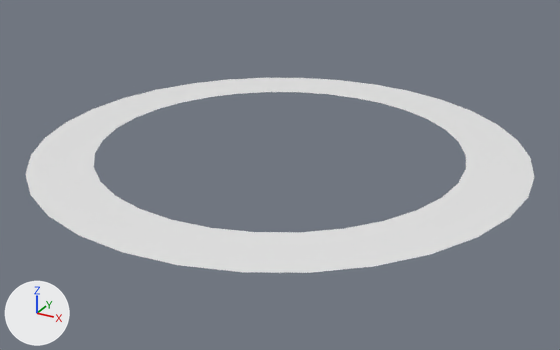
Two versions of the FBX model Assets/Graphics/Meshes/Particle meshes/attack1_particle_mesh.fbx, one commit apart.
Before and after are seen from a 50 mm camera at (1.43, -2.599, 1.176) aimed at (0.022, -0.04, -0.104). Every picture has the same lights, and +X, +Y and +Z are marked at lower left.

Names of what the first picture shows: 'slash_1'.
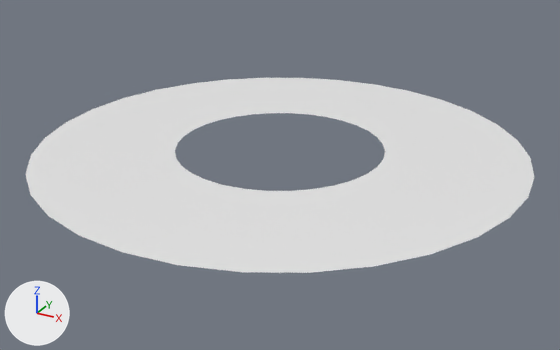
Edits to the bpy script that builds the scene:
```text
Change me_circle:
    where me_circle.from_pydata(...)  # 64 vertices, 32 faces; spans x -1.0..1.0, y -1.0..1.0, z 0.0
    me_circle part 1
    me_circle.vertices[32].co: (0.0, 0.75, 0.0) -> (0.0, 0.43, 0.0)  # pixel (353, 97) -> pixel (325, 116)
    me_circle.vertices[33].co: (-0.15, 0.73, 0.0) -> (-0.08, 0.42, 0.0)  # pixel (325, 94) -> pixel (308, 114)
    me_circle.vertices[34].co: (-0.29, 0.69, 0.0) -> (-0.16, 0.4, 0.0)  # pixel (296, 92) -> pixel (290, 113)
    me_circle.vertices[35].co: (-0.42, 0.62, 0.0) -> (-0.24, 0.36, 0.0)  # pixel (267, 92) -> pixel (272, 113)
    me_circle.vertices[36].co: (-0.53, 0.53, 0.0) -> (-0.3, 0.3, 0.0)  # pixel (237, 93) -> pixel (254, 114)
    me_circle.vertices[37].co: (-0.62, 0.42, 0.0) -> (-0.36, 0.24, 0.0)  # pixel (209, 97) -> pixel (236, 116)
    me_circle.vertices[38].co: (-0.69, 0.29, 0.0) -> (-0.4, 0.16, 0.0)  # pixel (182, 102) -> pixel (220, 119)
    me_circle.vertices[39].co: (-0.73, 0.15, 0.0) -> (-0.42, 0.08, 0.0)  # pixel (157, 109) -> pixel (206, 124)
    me_circle.vertices[40].co: (-0.75, 0.0, 0.0) -> (-0.43, 0.0, 0.0)  # pixel (135, 117) -> pixel (193, 129)
    me_circle.vertices[41].co: (-0.73, -0.15, 0.0) -> (-0.42, -0.08, 0.0)  # pixel (116, 128) -> pixel (184, 136)
    me_circle.vertices[42].co: (-0.69, -0.29, 0.0) -> (-0.4, -0.16, 0.0)  # pixel (103, 140) -> pixel (177, 143)
    me_circle.vertices[43].co: (-0.62, -0.42, 0.0) -> (-0.36, -0.24, 0.0)  # pixel (95, 153) -> pixel (174, 150)
    me_circle.vertices[44].co: (-0.53, -0.53, 0.0) -> (-0.3, -0.3, 0.0)  # pixel (93, 167) -> pixel (176, 158)
    me_circle.vertices[45].co: (-0.42, -0.62, 0.0) -> (-0.24, -0.36, 0.0)  # pixel (100, 181) -> pixel (181, 166)
    me_circle.vertices[46].co: (-0.29, -0.69, 0.0) -> (-0.16, -0.4, 0.0)  # pixel (115, 195) -> pixel (191, 173)
    me_circle.vertices[47].co: (-0.15, -0.73, 0.0) -> (-0.08, -0.42, 0.0)  # pixel (139, 208) -> pixel (205, 179)
    me_circle.vertices[48].co: (0.0, -0.75, 0.0) -> (0.0, -0.43, 0.0)  # pixel (171, 219) -> pixel (223, 185)
    me_circle.vertices[49].co: (0.15, -0.73, 0.0) -> (0.08, -0.42, 0.0)  # pixel (210, 227) -> pixel (244, 188)
    me_circle.vertices[50].co: (0.29, -0.69, 0.0) -> (0.16, -0.4, 0.0)  # pixel (254, 232) -> pixel (266, 190)
    me_circle.vertices[51].co: (0.42, -0.62, 0.0) -> (0.24, -0.36, 0.0)  # pixel (299, 232) -> pixel (290, 190)
    me_circle.vertices[52].co: (0.53, -0.53, 0.0) -> (0.3, -0.3, 0.0)  # pixel (344, 228) -> pixel (312, 189)
    me_circle.vertices[53].co: (0.62, -0.42, 0.0) -> (0.36, -0.24, 0.0)  # pixel (383, 220) -> pixel (333, 185)
    me_circle.vertices[54].co: (0.69, -0.29, 0.0) -> (0.4, -0.16, 0.0)  # pixel (416, 210) -> pixel (352, 180)
    me_circle.vertices[55].co: (0.73, -0.15, 0.0) -> (0.42, -0.08, 0.0)  # pixel (441, 197) -> pixel (366, 174)
    me_circle.vertices[56].co: (0.75, 0.0, 0.0) -> (0.43, 0.0, 0.0)  # pixel (458, 183) -> pixel (377, 166)
    me_circle.vertices[57].co: (0.73, 0.15, 0.0) -> (0.42, 0.08, 0.0)  # pixel (465, 168) -> pixel (383, 159)
    me_circle.vertices[58].co: (0.69, 0.29, 0.0) -> (0.4, 0.16, 0.0)  # pixel (465, 154) -> pixel (385, 151)
    me_circle.vertices[59].co: (0.62, 0.42, 0.0) -> (0.36, 0.24, 0.0)  # pixel (458, 141) -> pixel (382, 143)
    me_circle.vertices[60].co: (0.53, 0.53, 0.0) -> (0.3, 0.3, 0.0)  # pixel (445, 129) -> pixel (376, 136)
    me_circle.vertices[61].co: (0.42, 0.62, 0.0) -> (0.24, 0.36, 0.0)  # pixel (427, 119) -> pixel (367, 130)
    me_circle.vertices[62].co: (0.29, 0.69, 0.0) -> (0.16, 0.4, 0.0)  # pixel (405, 110) -> pixel (355, 124)
    me_circle.vertices[63].co: (0.15, 0.73, 0.0) -> (0.08, 0.42, 0.0)  # pixel (380, 103) -> pixel (341, 120)
```

Location of each change, [x1, y1, x2, y2] in pixels of the pictures (560 x 350 px; the box of a moved part takes in the faces that stretch with it):
part 1 of me_circle, moved or reshaped: [91, 89, 469, 236] in both
